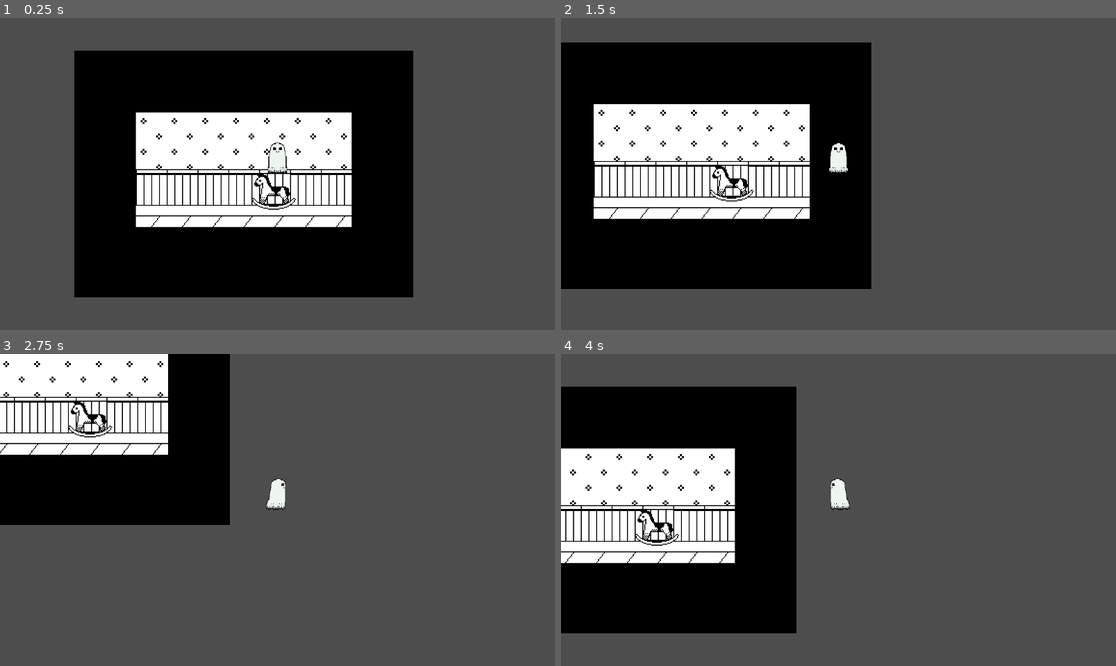
Above: before the commit, frames 1-4 (two rows, left to right).
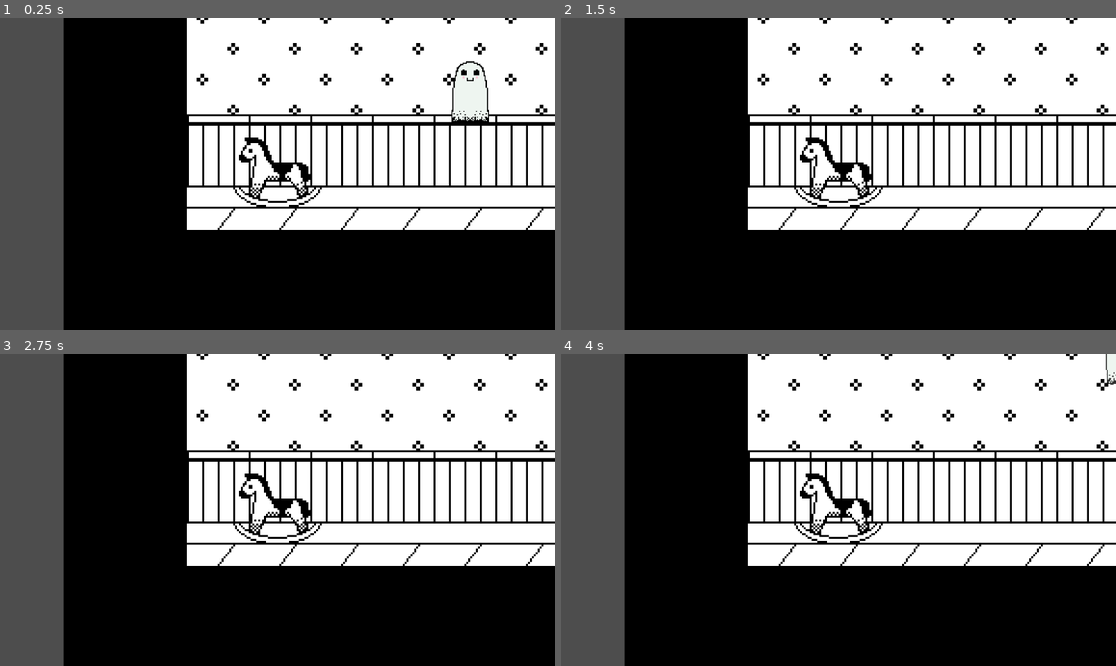
Above: after the commit, the same moments.

Repository: lykarevalde/GameJam
Game: Godot game, scene res://scenes/tutorial.tscn
Same seed, same stepped clock (60 frames per second), same inputs: the game is played once before the commit and once after it. This scene is started directly instead of the project's main scene.
Inputs:
- Up to frame 1 (0.25 s): no input
- Up to frame 2 (1.5 s): tap Enter (ui_accept) at 0.5, 0.77 s; hold Right (ui_right) 0.53-1.28 s; tap E (amuse) at 0.6, 1.35 s; hold Down (ui_down) from 1.28 s (still down)
- Up to frame 3 (2.75 s): tap Enter (ui_accept) at 1.52 s; release Down (ui_down) at 2.03 s; hold Right (ui_right) from 2.03 s (still down); tap E (amuse) at 2.1 s
- Up to frame 4 (4 s): release Right (ui_right) at 2.78 s; hold Up (ui_up) 2.78-3.53 s; tap E (amuse) at 2.85, 3.6 s; tap Enter (ui_accept) at 3.02, 3.77 s; hold Left (ui_left) from 3.53 s (still down)

The runs differ from the first frame. In frame 1, 59% of the frame differs, in the area x 11-100%, y 0-100%; in frame 2, 79%; in frame 3, 87%, in the area x 0-100%, y 0-100%; in frame 4, 84%.

Commit message:
added tutorial world borders

Diff:
--- a/scenes/tutorial.tscn
+++ b/scenes/tutorial.tscn
@@ -316,19 +316,36 @@
 sources/0 = SubResource("TileSetAtlasSource_4kmhl")
 sources/1 = SubResource("TileSetAtlasSource_gbqnl")
 
+[sub_resource type="WorldBoundaryShape2D" id="WorldBoundaryShape2D_ckvwl"]
+normal = Vector2(-0.006535808, 0.99997866)
+distance = -51.005447
+
+[sub_resource type="WorldBoundaryShape2D" id="WorldBoundaryShape2D_6yjpi"]
+distance = 25.0
+
+[sub_resource type="WorldBoundaryShape2D" id="WorldBoundaryShape2D_gbqnl"]
+distance = 104.0
+
+[sub_resource type="WorldBoundaryShape2D" id="WorldBoundaryShape2D_nlqja"]
+
 [node name="Tutorial Map" type="Node2D"]
 
 [node name="TileMap" type="TileMap" parent="."]
 position = Vector2(-17, 25)
 tile_set = SubResource("TileSet_cq4me")
 format = 2
-layer_0/tile_data = PackedInt32Array(720909, 458753, 6, 7209 …(97 unchanged characters)… , 458753, 5, 655377, 458753, 5, 655376, 589825, 6, 655375, 458753, 5, 655374, 458753, 5,  …(1462 unchanged characters)…
+layer_0/tile_data = PackedInt32Array(720909, 458753, 6, 7209 …(97 unchanged characters)… , 458753, 5, 655377, 458753, 5, 655376, 458753, 5, 655375, 458753, 5, 655374, 458753, 5,  …(1462 unchanged characters)…
 
 [node name="furniture" type="Node2D" parent="."]
 position = Vector2(459, 378)
 
 [node name="Horse" parent="furniture" instance=ExtResource("4_6yjpi")]
-position = Vector2(55, -33)
+position = Vector2(-41, -26)
+collision_mask = 17
+
+[node name="Camera2D" type="Camera2D" parent="furniture/Horse"]
+position = Vector2(-4, 19)
+zoom = Vector2(4, 4)
 
 [node name="tutorial furniture" parent="furniture" instance=ExtResource("3_4kmhl")]
 visible = false
@@ -337,10 +354,57 @@
 
 [node name="Player" parent="." instance=ExtResource("3_cq4me")]
 position = Vector2(514, 345)
+collision_mask = 8
 
 [node name="Camera2D" type="Camera2D" parent="Player"]
-zoom = Vector2(2, 2)
+position = Vector2(0, -18)
+zoom = Vector2(4, 4)
 
 [node name="tutorial player" parent="." instance=ExtResource("3_ph3nu")]
 visible = false
 position = Vector2(514, 345)
+
+[node name="ghost world borders" type="StaticBody2D" parent="."]
+collision_layer = 8
+
+[node name="up border" type="CollisionShape2D" parent="ghost world borders"]
+position = Vector2(478, 309)
+shape = SubResource("WorldBoundaryShape2D_ckvwl")
+
+[node name="down border" type="CollisionShape2D" parent="ghost world borders"]
+position = Vector2(478, 367)
+rotation = 3.1415927
+shape = SubResource("WorldBoundaryShape2D_ckvwl")
+
+[node name="left border" type="CollisionShape2D" parent="ghost world borders"]
+position = Vector2(323, 344)
+rotation = 1.5707964
+shape = SubResource("WorldBoundaryShape2D_6yjpi")
+
+[node name="right border" type="CollisionShape2D" parent="ghost world borders"]
+position = Vector2(715, 348)
+rotation = 4.712389
+shape = SubResource("WorldBoundaryShape2D_gbqnl")
+
+[node name="furniture room borders" type="StaticBody2D" parent="."]
+position = Vector2(459, 378)
+collision_layer = 16
+
+[node name="right room border" type="CollisionShape2D" parent="furniture room borders"]
+position = Vector2(134, -32)
+rotation = -1.5707963
+shape = SubResource("WorldBoundaryShape2D_nlqja")
+
+[node name="up room border" type="CollisionShape2D" parent="furniture room borders"]
+position = Vector2(17, -99)
+rotation = 3.1415927
+shape = SubResource("WorldBoundaryShape2D_nlqja")
+
+[node name="down room border" type="CollisionShape2D" parent="furniture room borders"]
+position = Vector2(20, 24)
+shape = SubResource("WorldBoundaryShape2D_nlqja")
+
+[node name="left room border" type="CollisionShape2D" parent="furniture room borders"]
+position = Vector2(-94, -38)
+rotation = 1.5707964
+shape = SubResource("WorldBoundaryShape2D_nlqja")
Not shown: 1 places in scenes/tutorial.tscn that only renumber resources
